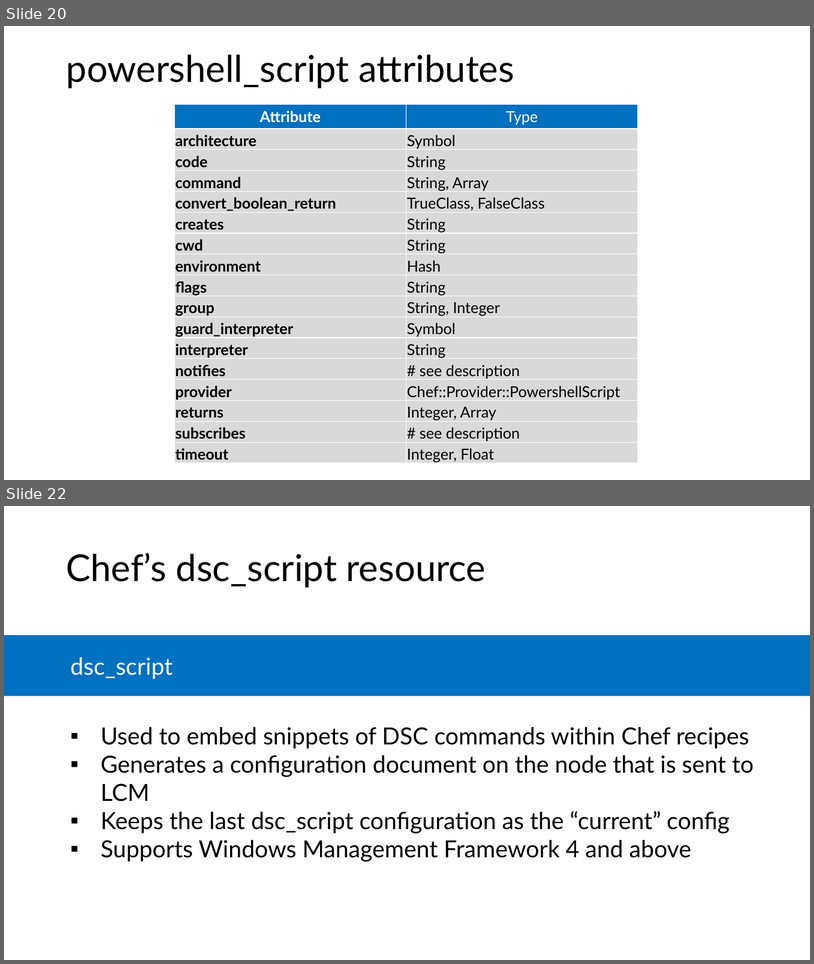
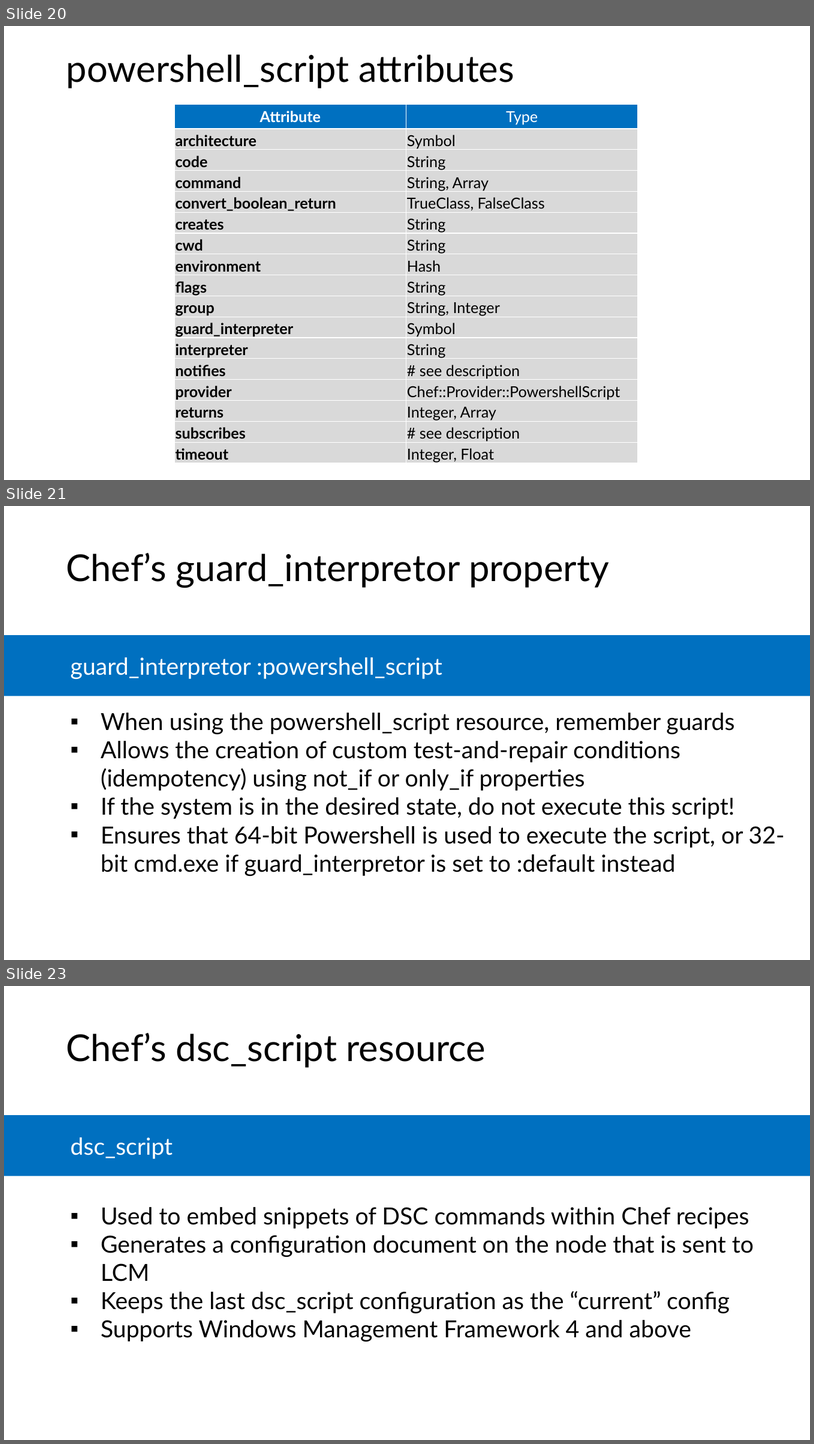
Before and after one commit to microsoft/AcademicContent, a slide deck: Complimentary Course Content/Module7/Lessons/Module7_Lesson5 Desired State Configuration with Chef.pptx. Shown one above the other, each under a label of ours: slides 20 and 22 before the commit, slides 20, 21 and 23 after it; the slides between them are not shown. The pictures are 814x964 and 814x1444 pixels, drawn with LibreOffice and Linux fonts; fonts in the diff are those of the drawing. Boxes give left, top, right and bottom in pixels: in the first picture for what was removed or moved away, otherwise in the second. Text is boxed around its words. In the diff, an @@ line names an element or a change of style, - is before the commit and + after.

```diff
--- a/Complimentary Course Content/Module7/Lessons/Module7_Lesson5 Desired State Configuration with Chef.pptx
+++ b/Complimentary Course Content/Module7/Lessons/Module7_Lesson5 Desired State Configuration with Chef.pptx
@@ slide 21 added at bbox=[4, 506, 810, 960], background #FFFFFF @@
@@ text added at bbox=[66, 553, 609, 588], 44 pt, text #000000 @@
+Chef’s guard_interpretor property
@@ rectangle added at bbox=[4, 635, 810, 696], fill #0070C0, 28 pt, text #FFFFFF @@
+guard_interpretor :powershell_script
@@ text added at bbox=[101, 712, 785, 876], 28 pt, text #000000 @@
+    ▪ When using the powershell_script resource, remember guards
+    ▪ Allows the creation of custom test-and-repair conditions (idempotency) using not_if or only_if properties
+    ▪ If the system is in the desired state, do not execute this script!
+    ▪ Ensures that 64-bit Powershell is used to execute the script, or 32-bit cmd.exe if guard_interpretor is set to :default instead
@@ what was slide 22 is now slide 23 @@
```
Also in this commit, not shown: 5 slides changed, 3 other files.
